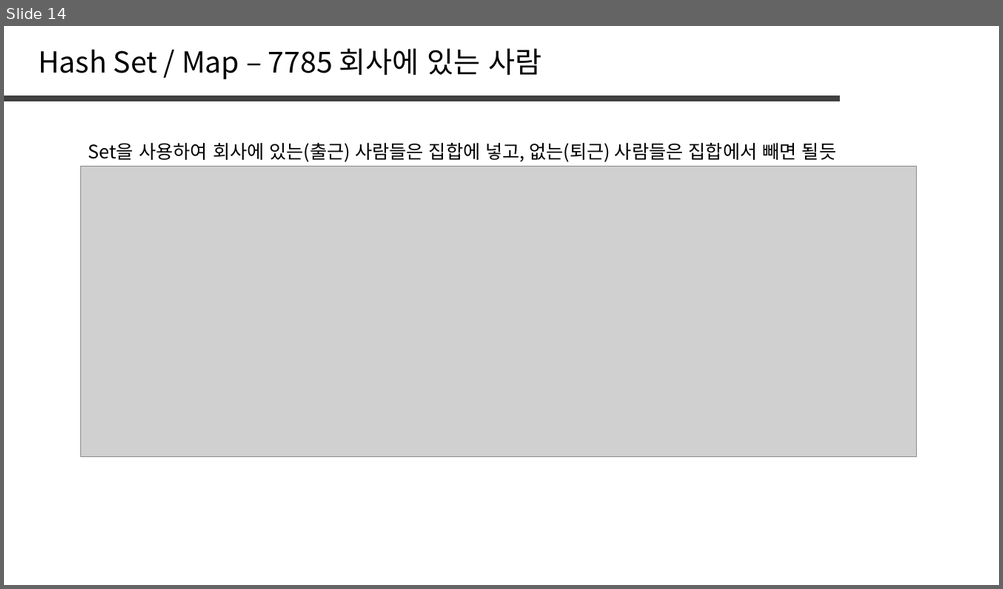
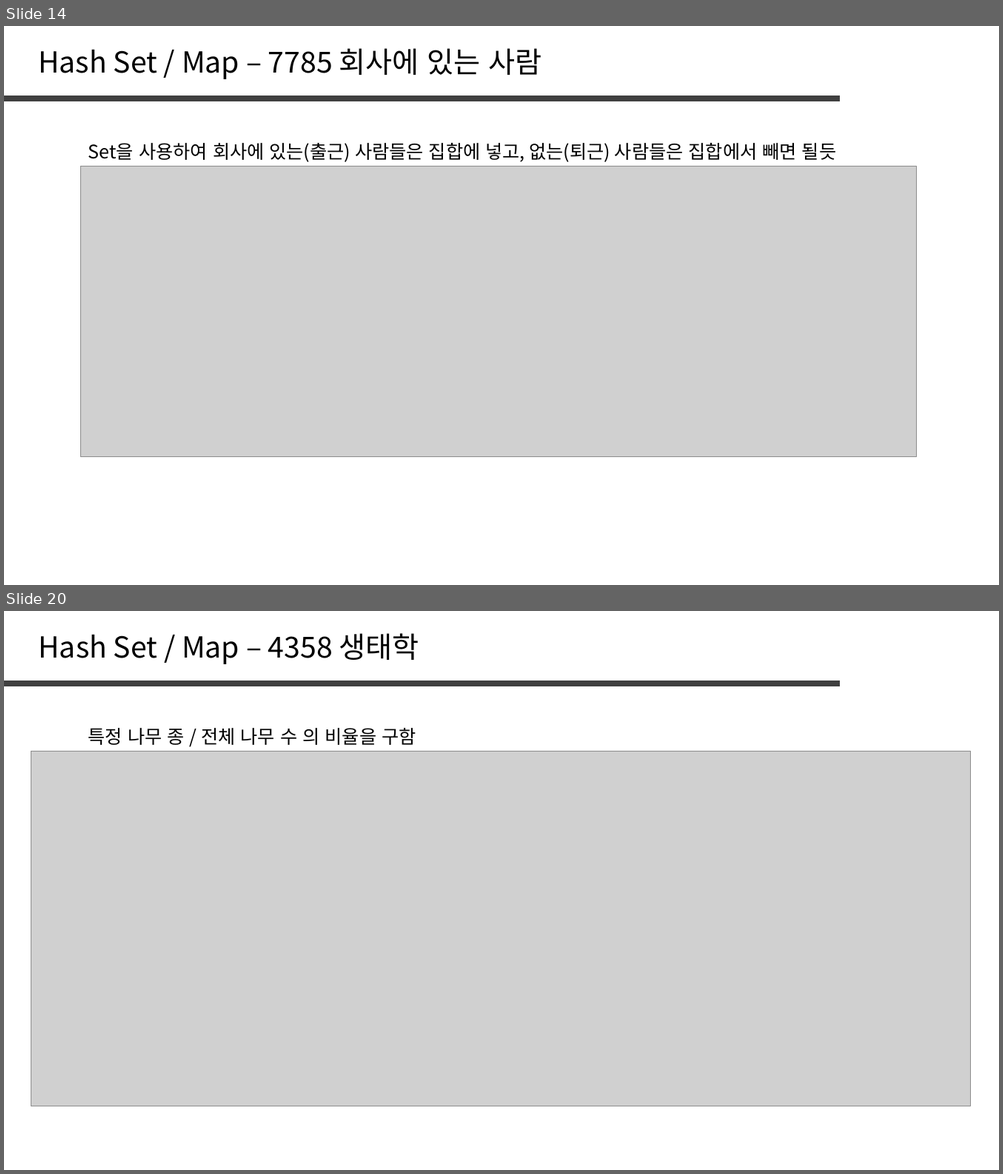
Before and after one commit to jaehoo1/PS-study, a slide deck: study/15_Hash Set, Hash Map.pptx. Shown one above the other, each under a label of ours: slide 14 before the commit, slides 14 and 20 after it; the slides between them are not shown. The pictures are 1003x589 and 1003x1174 pixels, drawn with LibreOffice and Linux fonts; fonts in the diff are those of the drawing; grey boxes stand for pictures. Boxes give left, top, right and bottom in pixels: in the first picture for what was removed or moved away, otherwise in the second. Text is boxed around its words. In the diff, an @@ line names an element or a change of style, - is before the commit and + after.

```diff
--- a/study/15_Hash Set, Hash Map.pptx
+++ b/study/15_Hash Set, Hash Map.pptx
@@ slide 20 added at (4,611,999,1170), background #FFFFFF @@
@@ text added at (38,633,418,664), 28 pt, text #000000 @@
+Hash Set / Map – 4358 생태학
@@ line added from (4, 684) to (839, 684), #404040 6 pt @@
@@ text added at (88,728,415,745), 18 pt, text #000000 @@
+특정 나무 종 / 전체 나무 수 의 비율을 구함
@@ picture added at (31,752,970,1106) @@
```
Also in this commit, not shown: 1 slide changed, 9 other slides added.
